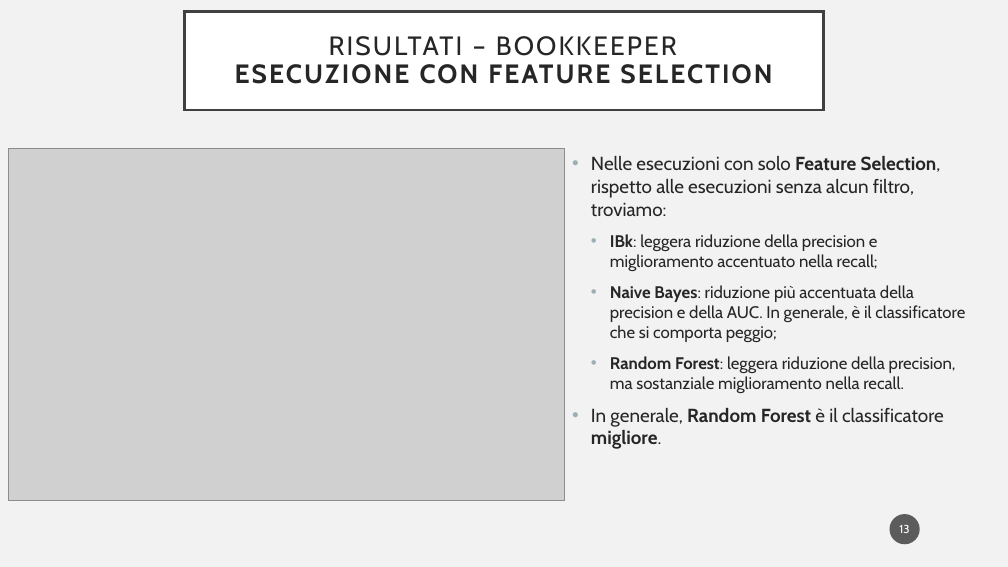
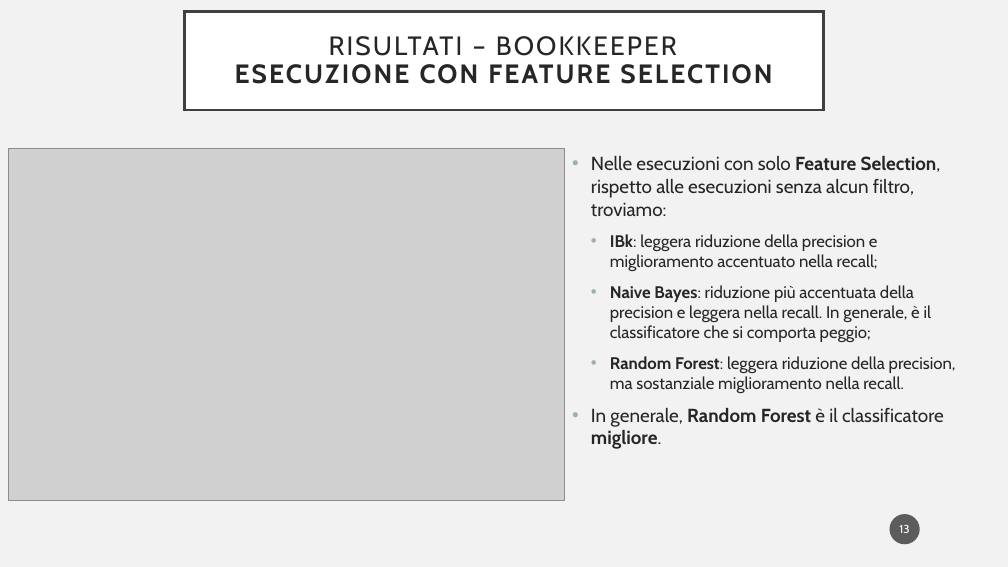
Before and after one commit to lucamjdimarco/ISW2, a slide deck: slide 13 of PresentazioneISW2_DiMarcoLuca.pptx. Drawn at 1008x567 pixels with LibreOffice and Linux fonts; fonts in the diff are those of the drawing; grey boxes stand for pictures. Boxes give left, top, right and bottom in pixels: in the first picture for what was removed or moved away, otherwise in the second. Text is boxed around its words. In the diff, an @@ line names an element or a change of style, - is before the commit and + after.

```diff
--- a/PresentazioneISW2_DiMarcoLuca.pptx
+++ b/PresentazioneISW2_DiMarcoLuca.pptx
@@ text at (610,285,932,342): text changed @@
-  • Naive Bayes: riduzione più accentuata della precision e della AUC. In generale, è il classificatore che si comporta peggio;
+  • Naive Bayes: riduzione più accentuata della precision e leggera nella recall. In generale, è il classificatore che si comporta peggio;
```
Also in this commit, not shown: 5 other slides changed, 4 other files.
